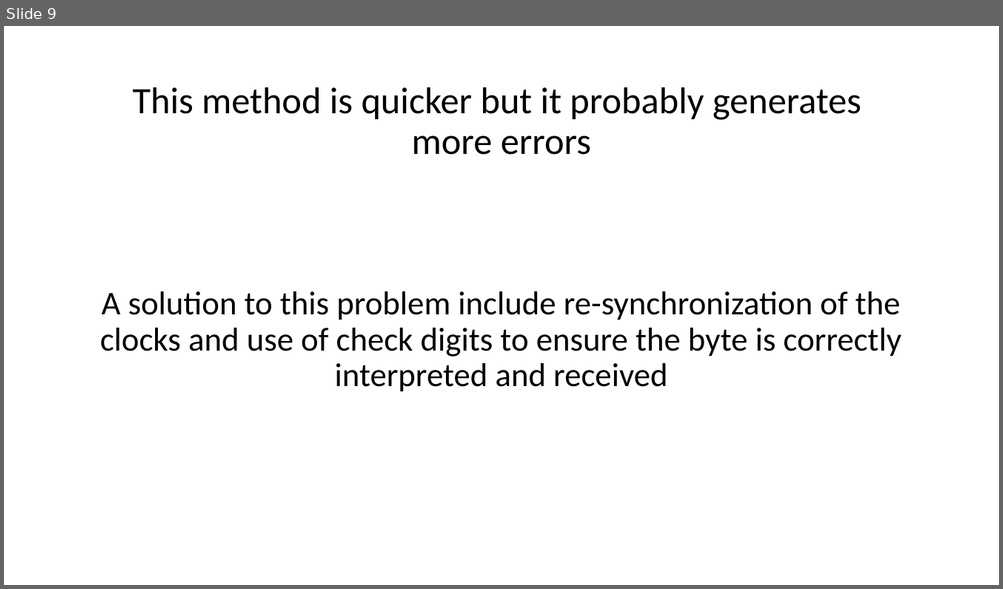
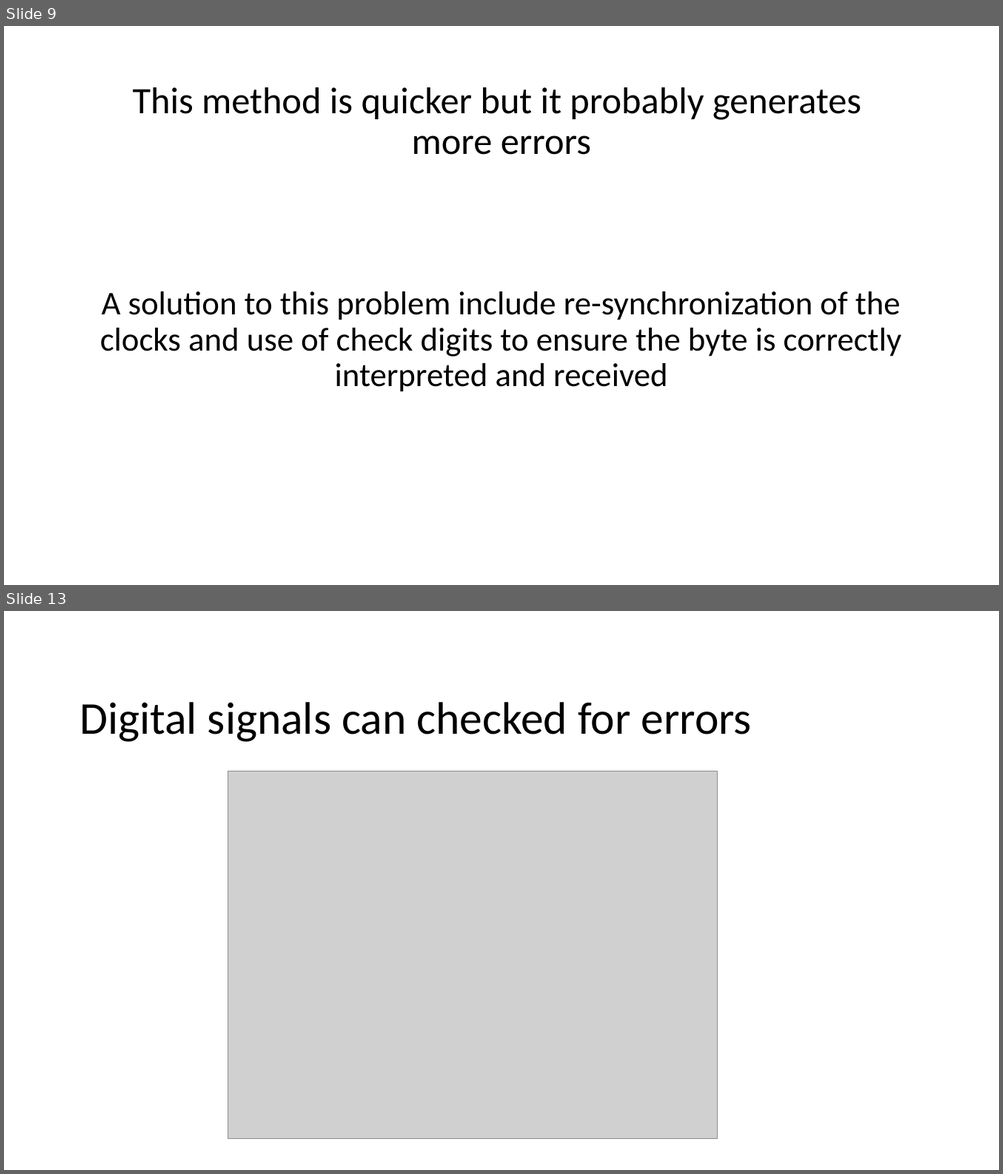
Before and after one commit to fabioZanoncelli/Digital-Communication, a slide deck: digitalCommunication.pptx. Shown one above the other, each under a label of ours: slide 9 before the commit, slides 9 and 13 after it; the slides between them are not shown. The pictures are 1003x589 and 1003x1174 pixels, drawn with LibreOffice and Linux fonts; fonts in the diff are those of the drawing; grey boxes stand for pictures. Boxes give left, top, right and bottom in pixels: in the first picture for what was removed or moved away, otherwise in the second. Text is boxed around its words. In the diff, an @@ line names an element or a change of style, - is before the commit and + after.

```diff
--- a/digitalCommunication.pptx
+++ b/digitalCommunication.pptx
@@ slide 13 added at <box>4,611,999,1170</box>, background #FFFFFF @@
@@ title added at <box>79,702,751,742</box>, 44 pt, text #000000 @@
+Digital signals can checked for errors
@@ picture added at <box>227,771,718,1139</box> @@
```
Also in this commit, not shown: 5 other slides added.
